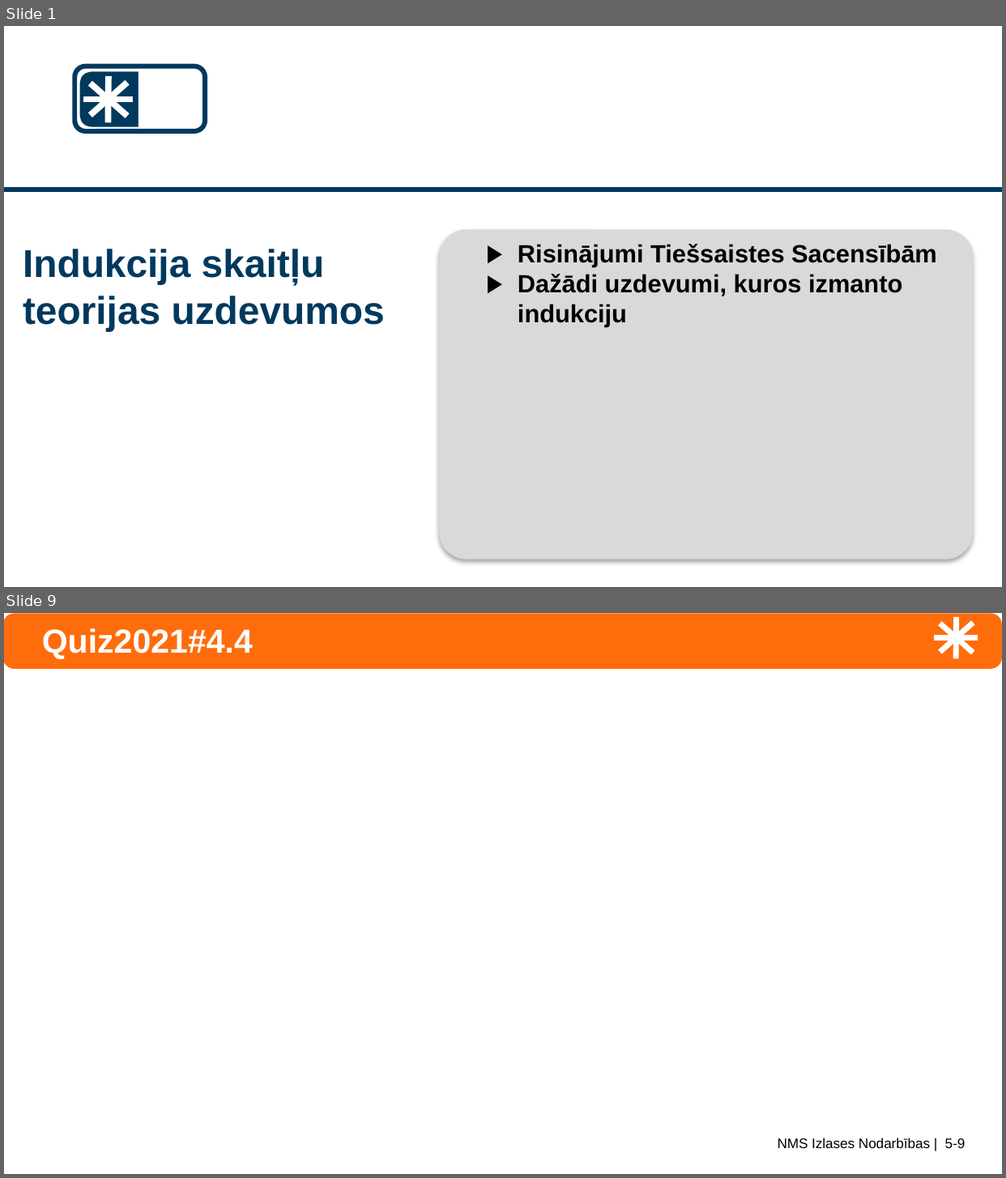
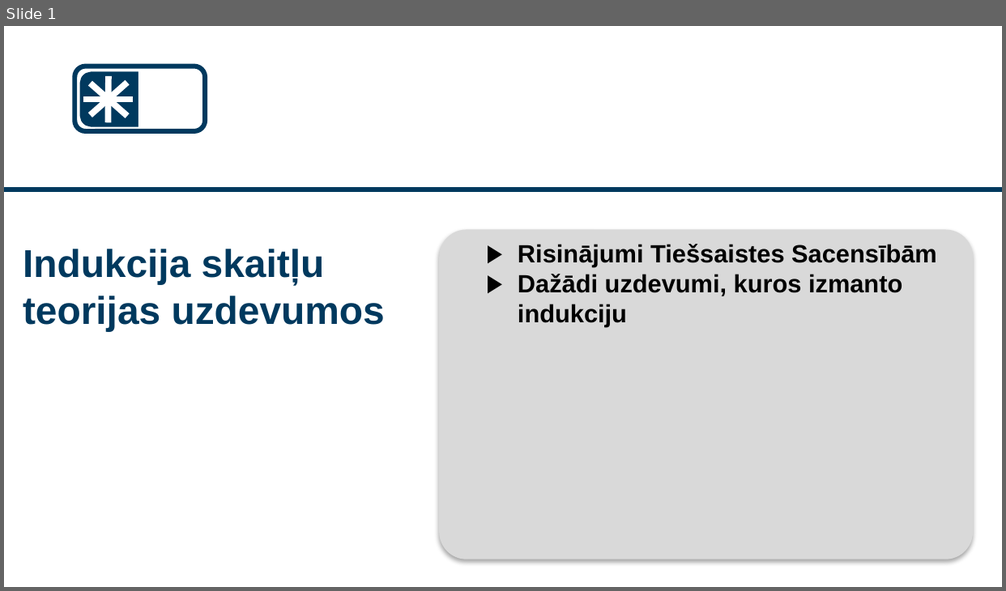
Before and after one commit to kapsitis/math, a slide deck: src/site/numtheory/slides/ntjun05-induction.pptx. Shown one above the other, each under a label of ours: slides 1 and 9 before the commit, slide 1 after it; the slides between them are not shown. The pictures are 1006x1178 and 1006x591 pixels, drawn with LibreOffice and Linux fonts; fonts in the diff are those of the drawing; grey boxes stand for pictures. Boxes give left, top, right and bottom in pixels: in the first picture for what was removed or moved away, otherwise in the second. Text is boxed around its words. In the diff, an @@ line names an element or a change of style, - is before the commit and + after.

```diff
--- a/src/site/numtheory/slides/ntjun05-induction.pptx
+++ b/src/site/numtheory/slides/ntjun05-induction.pptx
@@ slide 9 removed at <box>4,613,1002,1174</box>, background #FFFFFF @@
@@ rounded rectangle removed at <box>4,613,1002,669</box> @@
@@ title removed at <box>42,628,253,659</box> @@
-Quiz2021#4.4
@@ group removed at <box>934,617,978,659</box>: 4 lines @@
@@ text removed at <box>778,1138,965,1148</box> @@
-NMS Izlases Nodarbības | 5-9
```
Also in this commit, not shown: 20 other slides removed, 31 other files.
